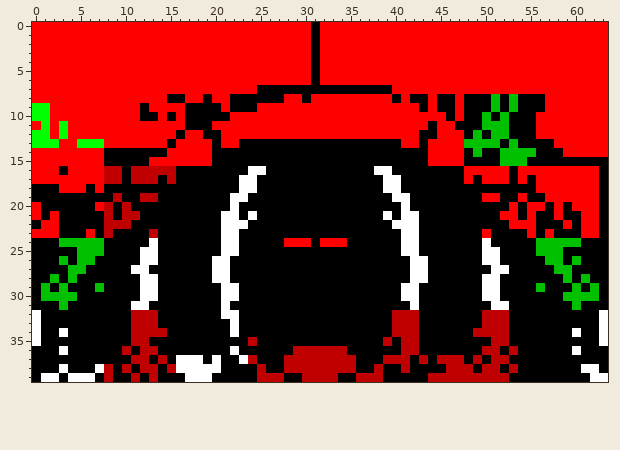
One commit to this pixel-art sprite: Source/Gif/Kanal0.gif. This is how it looked before the edit.
The file is 64x40 pixels.
Now the later version:
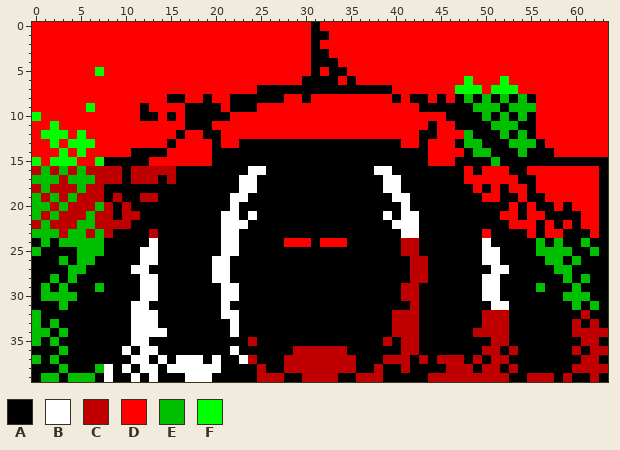
Palette (. is transparent): A #000000  B #ffffff  C #c00000  D #ff0000  E #00c000  F #00ff00
Change:
Changed rows in their new state; - is an unchanged pixel.
first column x 0:
 1 --------------------------------A-------------------------------
 3 --------------------------------A-------------------------------
 4 --------------------------------AA------------------------------
 5 -------F-------------------------AA-----------------------------
 6 ------------------------------A-AA-A------------F---F-----------
 7 -----------------------------------------------FFF-FFF----------
 8 ----------------------------------------------DAE-EAEAE-D-------
 9 DD----F-------------------------------------A--A-EE---EED-------
10 -D---------------------------------------------A------E---------
11 -DFD----------------------------------------------A--E----------
12 D-F--F------------------------------------------EA-A--E---------
13 DD--F--D---------------------------------------A--AA--EE-D------
14 ---F-F--DDD---------------------------------------E-AA-A--D-----
15 F-FFF--F---------------------------------------A---EAAA---------
16 CECECECC-----------------------------------------A----A---------
17 EEECEEEC-----------------------------------------D---DA---------
18 CECCCECC-----------------------------------------D-D-DD---------
19 ECECECCC--------------------------------------------------------
20 EECECCCE------------------------------------------------A-------
21 ECECCCEC------------------------------------------------D-A-----
22 CECCCEEC-------------------------------------------------D------
23 EEECEECE--------------------------------------------------D--A--
24 -E---------------------------------------CC--------------A-AAE--
25 E----------------------------------------CC----------------E--E-
26 ------------------------------------------CC--------------------
27 ------------------------------------------CC--------------------
28 ------------------------------------------CC--------------------
29 -----------------------------------------CC-------------------A-
30 -----------------------------------------CC-------------------A-
31 ------------------------------------------C-------------------E-
32 E----------BBB-----------------------------------------------C-A
33 E-E--------BBB----------------------------------------------C-CA
34 EE-E-------BBBB---------------------------------------------CCCC
35 E-E--------BB------------------------------------------------CCA
36 ---E------B-BB----------------------------------------------C-CC
37 E-E--------BB-B----------------------------------------------CC-
38 ---E---EB-B-BB-B--------------------------------------------CCCC
39 -EE-EEE-B--B-B-----------------------------------------CCC-C--CA
Changed places in both pictures, as pixel boxes (x1, y1, x2, y2):
changed: (302, 31, 356, 85)
changed: (95, 67, 104, 76)
changed: (428, 76, 608, 382)
changed: (32, 103, 131, 256)
changed: (401, 238, 428, 310)
changed: (32, 310, 176, 382)
